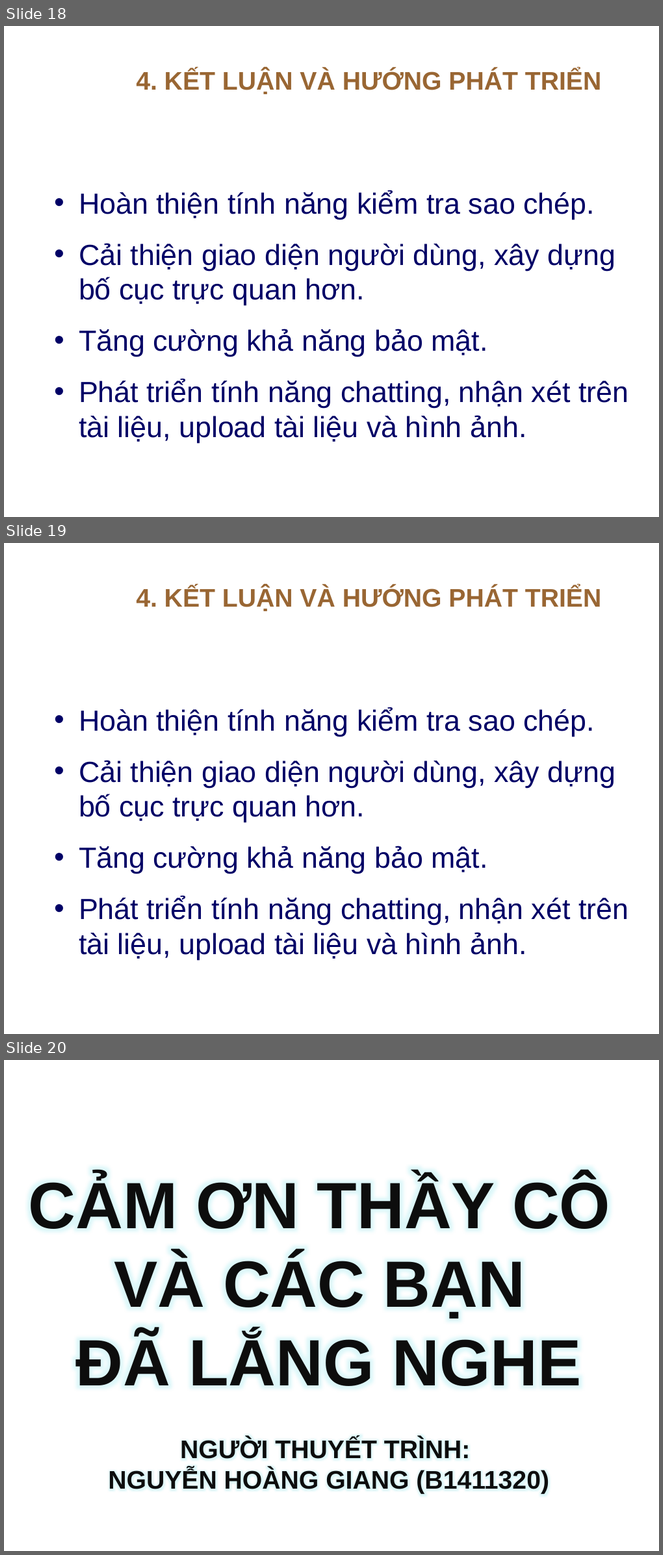
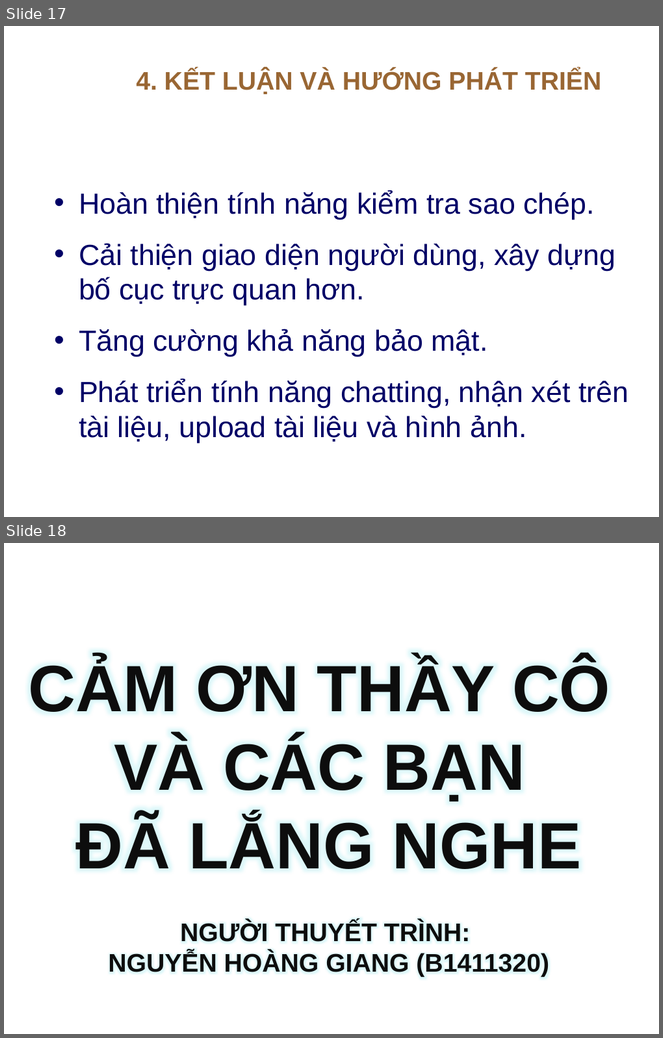
Before and after one commit to nhgiang196/luanvan, a slide deck: maubaocaolv.pptx. Shown one above the other, each under a label of ours: slides 18, 19 and 20 before the commit, slides 17 and 18 after it. The pictures are 663x1555 and 663x1038 pixels, drawn with LibreOffice and Linux fonts; fonts in the diff are those of the drawing; background and template pictures are left out. Boxes give left, top, right and bottom in pixels: in the first picture for what was removed or moved away, otherwise in the second. Text is boxed around its words. In the diff, an @@ line names an element or a change of style, - is before the commit and + after.

Commit message:
COMMIT CHỈNH SỬA CUỐI CÙNG. HOÀN THÀNH LUẬN VĂN

```diff
--- a/maubaocaolv.pptx
+++ b/maubaocaolv.pptx
@@ slide 19 removed at <box>4,543,659,1034</box>, background picture (left out) @@
@@ title removed at <box>136,587,601,611</box> @@
-4. KẾT LUẬN VÀ HƯỚNG PHÁT TRIỂN
@@ text removed at <box>79,708,629,960</box> @@
-• Hoàn thiện tính năng kiểm tra sao chép.
-• Cải thiện giao diện người dùng, xây dựng bố cục trực quan hơn.
-• Tăng cường khả năng bảo mật.
-• Phát triển tính năng chatting, nhận xét trên tài liệu, upload tài liệu và hình ảnh.
@@ what was slide 18 is now slide 17 @@
@@ what was slide 20 is now slide 18 @@
```
Also in this commit, not shown: 12 slides changed, 1 other slide removed, 1 other file.
